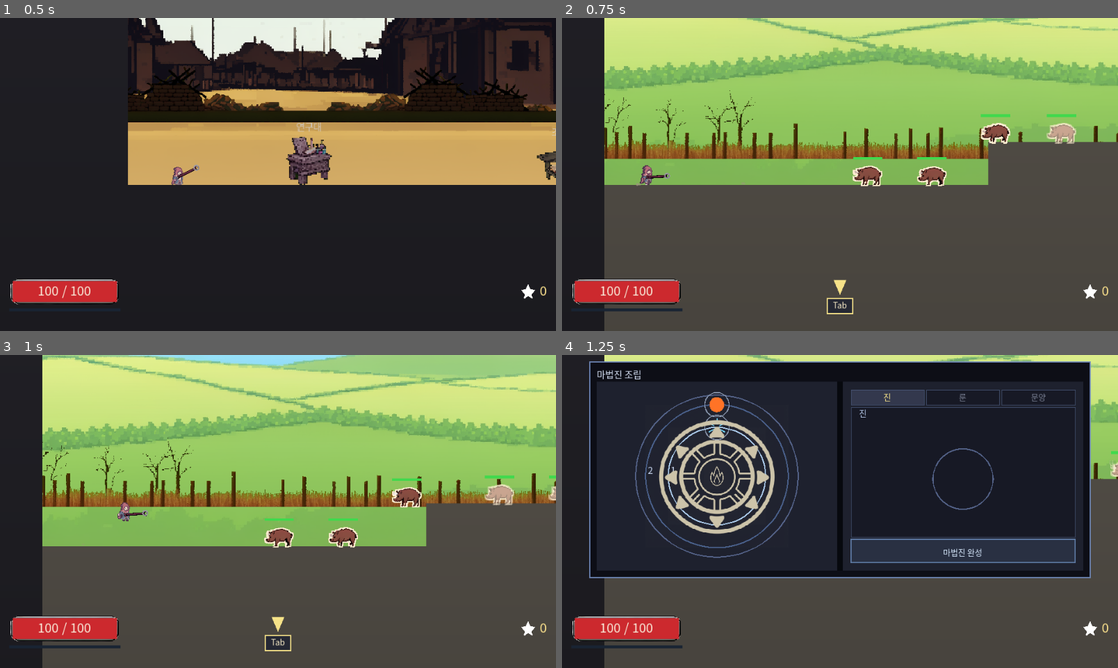
Above: before the commit, frames 1-4 (two rows, left to right).
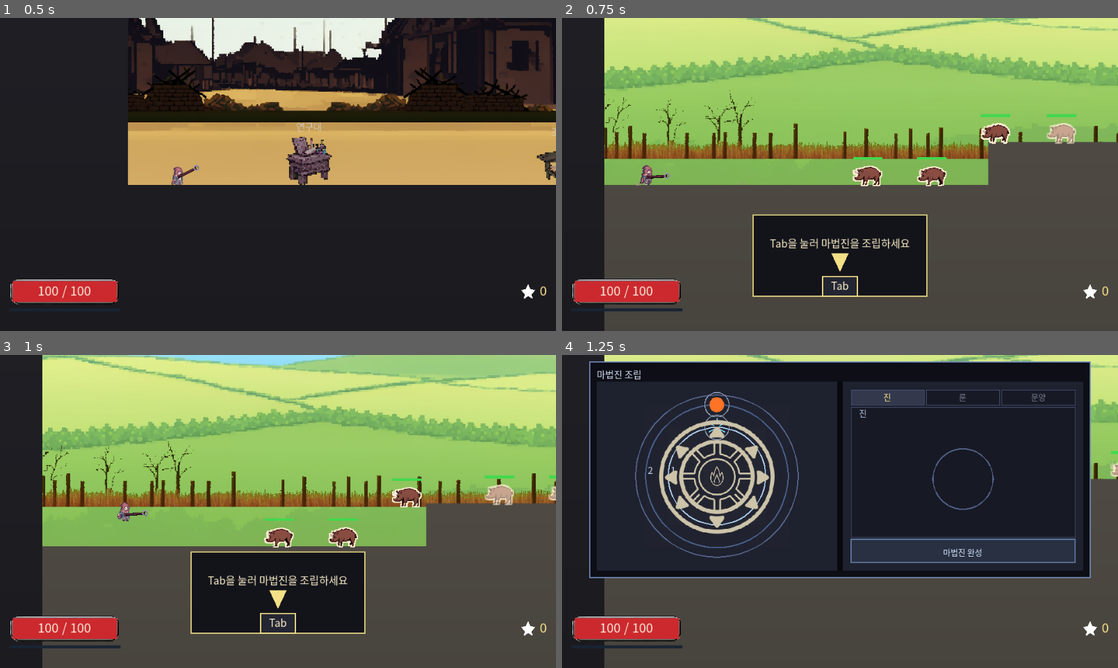
Above: after the commit, the same moments.

Repository: djgnfj-svg/tockbon
Game: Godot game, scene res://tools/submission/shot.tscn
Same seed, same stepped clock (60 frames per second), same inputs: the game is played once before the commit and once after it. This scene is started directly instead of the project's main scene.
Inputs (mouse positions are in pixels of both pictures, inside the frame that each line leads up to):
- Up to frame 1 (0.5 s): no input
- Up to frame 2 (0.75 s): tap Enter at 0.5 s; move the mouse to (962, 158) at 0.52 s; hold D (move_right) from 0.53 s (still down); tap B at 0.6 s; click (962, 158) at 0.67 s
- Up to frame 3 (1 s): keep holding D (move_right); tap Space (jump) at 0.77 s; tap T at 0.8 s
- Up to frame 4 (1.25 s): keep holding D (move_right)

Frame 1 is identical in both runs. In frame 2, 8.4% of the frame differs, in the area x 34-66%, y 62-95%; in frame 3, 8.4%; in frame 4, nothing differs.

Commit message:
온보딩이 세계 위에 그대로 그려져 안 보였다
화살표와 키캡뿐이었고 배경판이 없어서 밝은 하늘과 흙에 묻혔다.
문장도 없어 Tab이 무엇을 하는지 말하지 않았다. 판을 깔고 문장을 넣고
상자를 100x80에서 300x140으로 키웠다.

Co-Authored-By: Claude Opus 5 (1M context) <noreply@anthropic.com>
Claude-Session: https://claude.ai/code/session_01LQDxnzRyDANVE4NKtZbbm2

Diff:
--- a/src/view/fx_tuning.gd
+++ b/src/view/fx_tuning.gd
@@ -2213,24 +2213,50 @@
 ## all: the HUD key line already says "Tab 조립창", but it sits behind F3 (`stage._update_hud`'s own gate),
 ## so it is not a target a fresh player can ever see. `onboard_view` draws its own key cap instead.
 ##
-## **Every value below is a starting value — nobody has judged any of them.** Seat: bottom-centre, above the
-## HUD band (the plan's own stated default). Small and off to the side on purpose — **not full-screen**
-## (CLAUDE.md risk: a full-screen `Control` while the run is live kills "you can shoot with the window open").
-const ONBOARD_RECT := Rect2(430.0, 430.0, 100.0, 80.0)
-
-## The "Tab" key cap — a small rounded-looking chip with the key name inside.
-const ONBOARD_KEY_W_PX := 44.0
-const ONBOARD_KEY_H_PX := 26.0
+## **Grown after the user's first look — 「온보딩이 잘 안 보이고」.** The first cut was a 100x80 box holding
+## only a 44x26 key chip and a 22x26 arrow, with no backing plate: against the sky layer's bright band the
+## warm-yellow arrow read close to the same brightness as the background behind it (`sky_background.gd`'s
+## `_top_fill` is sampled from the art, not fixed, so this box cannot assume a dark background the way a
+## window sitting on `Fx.WINDOW_BG` can). Two changes, not one: **a backing panel behind everything** (the
+## same idiom `ONBOARD_KEY_BG` already used for the key chip alone, now covering the whole widget so the
+## world behind it never sets the contrast), and **a line of words**, because an arrow pointing at an
+## invented key cap with no sentence never said what pressing it does. Seat: bottom-centre, above the HUD
+## band, unchanged from the plan's own stated default. Still **not full-screen** (CLAUDE.md risk: a
+## full-screen `Control` while the run is live kills "you can shoot with the window open") — `x` 330..630
+## of a 960-wide screen clears `HP_RECT` (16..208) and `MONEY_RECT` (768..944) on both sides, measured.
+const ONBOARD_RECT := Rect2(330.0, 340.0, 300.0, 140.0)
+
+## **The backing panel — drawn first, under everything else in this file's block.** Same tone as the
+## assembly window's own `WINDOW_BG`, but not fully opaque: this is a callout over the live world, not a
+## second window, and paying an alpha stops it from reading as one.
+const ONBOARD_PANEL_BG := Color(0.05, 0.055, 0.085, 0.90)
+const ONBOARD_PANEL_EDGE := Color(1.0, 0.92, 0.55, 0.85)
+const ONBOARD_PANEL_EDGE_PX := 2.0
+
+## **The instruction line — the sentence the box was missing.** Sits above the arrow, centred, same warm
+## key-cap color so the whole widget reads as one device. Names the actual action ("Tab을 눌러"), not just
+## the key, and the actual target ("마법진을 조립") rather than a bare "여세요" that says nothing about why.
+const ONBOARD_TEXT := "Tab을 눌러 마법진을 조립하세요"
+const ONBOARD_TEXT_SIZE := 18
+const ONBOARD_TEXT_COLOR := Color(1.0, 0.95, 0.8, 1.0)
+const ONBOARD_TEXT_GAP_PX := 10.0
+
+## The "Tab" key cap — a small rounded-looking chip with the key name inside. **Grown with the box** —
+## 44x26 read as an afterthought at arm's length; this is the size a HUD label elsewhere in this file
+## already uses for something meant to be read at a glance (`HUD_FONT_SIZE` 16, close to this chip's own
+## text below).
+const ONBOARD_KEY_W_PX := 60.0
+const ONBOARD_KEY_H_PX := 34.0
 const ONBOARD_KEY_BG := Color(0.14, 0.15, 0.20, 0.95)
 const ONBOARD_KEY_EDGE := Color(1.0, 0.92, 0.55, 0.95)
 const ONBOARD_KEY_EDGE_PX := 2.0
 const ONBOARD_KEY_TEXT := "Tab"
-const ONBOARD_KEY_TEXT_SIZE := 14
+const ONBOARD_KEY_TEXT_SIZE := 18
 const ONBOARD_KEY_TEXT_COLOR := Color(1.0, 0.95, 0.8, 1.0)
 
 ## The arrow — directly above the key cap, pointing down at it. A filled triangle, the simplest shape that
-## reads as "there, specifically" without needing new art for a first slice.
-const ONBOARD_ARROW_W_PX := 22.0
-const ONBOARD_ARROW_H_PX := 26.0
-const ONBOARD_ARROW_GAP_PX := 6.0
+## reads as "there, specifically" without needing new art for a first slice. **Grown with the box.**
+const ONBOARD_ARROW_W_PX := 30.0
+const ONBOARD_ARROW_H_PX := 32.0
+const ONBOARD_ARROW_GAP_PX := 8.0
 const ONBOARD_ARROW_COLOR := Color(1.0, 0.92, 0.55, 0.95)
--- a/src/view/onboard_layout.gd
+++ b/src/view/onboard_layout.gd
@@ -8,6 +8,13 @@
 ## (`onboarding-and-palette-tabs.md`, "Onboarding's shape" TBD: what the arrow looks like, where it anchors).
 
 const Fx := preload("res://src/view/fx_tuning.gd")
+
+
+## The backing panel — the whole box. **Drawn first**, so the arrow, key and text below all read against
+## one fixed dark plate instead of whatever the world happens to show through at this screen position
+## (sky one moment, dirt the next — `sky_background.gd`'s `_top_fill` is sampled from the art, not fixed).
+static func panel_rect(box_size: Vector2) -> Rect2:
+	return Rect2(Vector2.ZERO, box_size)
 
 
 ## The "Tab" key cap — bottom of the box, centered.
@@ -23,3 +30,10 @@
 	var w := Fx.ONBOARD_ARROW_W_PX
 	var h := Fx.ONBOARD_ARROW_H_PX
 	return Rect2(key.get_center().x - w * 0.5, key.position.y - Fx.ONBOARD_ARROW_GAP_PX - h, w, h)
+
+
+## The instruction line's baseline y — directly above the arrow. **Not a rect**: the caller measures its
+## own string width to center it horizontally, the same idiom `onboard_view._draw_onboard_key` already uses
+## for the key label (a fixed-width rect cannot center a Korean sentence whose width the font alone knows).
+static func text_baseline_y(box_size: Vector2) -> float:
+	return arrow_rect(box_size).position.y - Fx.ONBOARD_TEXT_GAP_PX
--- a/src/view/onboard_view.gd
+++ b/src/view/onboard_view.gd
@@ -2,6 +2,12 @@
 ## Onboarding's one visual — an arrow pointing at the **key** Tab, plus a drawn key cap since Tab is not a
 ## thing that exists anywhere on screen otherwise (`onboarding-and-palette-tabs.md` Stage 7's own named
 ## problem: the HUD key line already says "Tab 조립창" but sits behind F3).
+##
+## **A backing panel and a sentence were added after the user's first look — 「온보딩이 잘 안 보이고」.** The
+## arrow and key cap alone painted straight onto the world with nothing behind them, so a bright patch of
+## sky or dirt at this screen position could match the warm-yellow arrow's own brightness; and an arrow at
+## an invented key with no words never said what pressing it does. Both fixes are in `fx_tuning.gd`'s
+## `ONBOARD_*` block, not here — this file only draws what that block and `onboard_layout.gd` hand it.
 ##
 ## **Purely presentational — it holds no onboarding state of its own.** `stage.gd` derives `visible` every
 ## frame from `_onboard_step`, the same "derive, do not push" idiom `_town_view.visible = _in_town` and
@@ -28,8 +34,29 @@
 
 func _draw() -> void:
 	var font := get_theme_default_font()
+	_draw_onboard_panel(Layout.panel_rect(size))
+	_draw_onboard_text(Layout.text_baseline_y(size), font)
 	_draw_onboard_key(Layout.key_rect(size), font)
 	_draw_onboard_arrow(Layout.arrow_rect(size))
+
+
+## The backing panel, drawn under everything else — see `onboard_layout.panel_rect`'s own comment for why
+## this box cannot assume a dark background the way a real window can.
+func _draw_onboard_panel(rect: Rect2) -> void:
+	draw_rect(rect, Fx.ONBOARD_PANEL_BG, true)
+	draw_rect(rect, Fx.ONBOARD_PANEL_EDGE, false, Fx.ONBOARD_PANEL_EDGE_PX)
+
+
+## The instruction sentence, centered on `y` (its own baseline). **Named so a net can capture the string
+## it was actually handed** — the same `notice_rect` lesson `_draw_onboard_key` already cites: a pure
+## layout function asserted alone does not prove `_draw()` handed it real content.
+func _draw_onboard_text(y: float, font: Font) -> void:
+	if font == null:
+		return
+	var w := font.get_string_size(Fx.ONBOARD_TEXT, HORIZONTAL_ALIGNMENT_LEFT, -1,
+		Fx.ONBOARD_TEXT_SIZE).x
+	draw_string(font, Vector2(size.x * 0.5 - w * 0.5, y), Fx.ONBOARD_TEXT,
+		HORIZONTAL_ALIGNMENT_LEFT, -1, Fx.ONBOARD_TEXT_SIZE, Fx.ONBOARD_TEXT_COLOR)
 
 
 ## The key cap. **Named so a net can capture the rect it was actually handed** — the `settlement_layout.
--- a/tests/nets/net_onboard.gd
+++ b/tests/nets/net_onboard.gd
@@ -30,6 +30,8 @@
 class _RecordingOnboardView extends OnboardView:
 	var key_calls: Array[Rect2] = []
 	var arrow_calls: Array[Rect2] = []
+	var panel_calls: Array[Rect2] = []
+	var text_calls: Array[float] = []
 
 	func _draw_onboard_key(rect: Rect2, font: Font) -> void:
 		key_calls.append(rect)
@@ -38,6 +40,14 @@
 	func _draw_onboard_arrow(rect: Rect2) -> void:
 		arrow_calls.append(rect)
 		super._draw_onboard_arrow(rect)
+
+	func _draw_onboard_panel(rect: Rect2) -> void:
+		panel_calls.append(rect)
+		super._draw_onboard_panel(rect)
+
+	func _draw_onboard_text(y: float, font: Font) -> void:
+		text_calls.append(y)
+		super._draw_onboard_text(y, font)
 
 
 func run(t) -> void:
@@ -126,6 +136,20 @@
 		t.ok(view.arrow_calls[0].is_equal_approx(OnboardLayout.arrow_rect(view.size)),
 			"화살표 자리가 onboard_layout.arrow_rect()의 답과 같다")
 
+	# **Added with the panel and the sentence** — the same `notice_rect` shape as the two checks above,
+	#  for the two seats added after 「온보딩이 잘 안 보이고」. Without these, a `_draw()` that hands the
+	#  panel a bare `Rect2()` or the text a wrong `y` would still leave the key/arrow checks green.
+	t.ok(view.panel_calls.size() > 0, "배경판이 실제로 그려졌다 (%d회)" % view.panel_calls.size())
+	t.ok(view.text_calls.size() > 0, "안내 문장이 실제로 그려졌다 (%d회)" % view.text_calls.size())
+	if view.panel_calls.size() > 0:
+		t.ok(view.panel_calls[0].is_equal_approx(OnboardLayout.panel_rect(view.size)),
+			"배경판 자리가 onboard_layout.panel_rect()의 답과 같다")
+	if view.text_calls.size() > 0:
+		t.ok(is_equal_approx(view.text_calls[0], OnboardLayout.text_baseline_y(view.size)),
+			"안내 문장의 y가 onboard_layout.text_baseline_y()의 답과 같다")
+	t.ok(not Fx.ONBOARD_TEXT.is_empty() and Fx.ONBOARD_TEXT.contains("마법진"),
+		"안내 문장이 실제로 무엇을 하라는 말이다 (빈 문자열이나 키 이름만이 아니다)")
+
 	t.root.remove_child(view)
 	view.queue_free()
 
Not shown, added: docs/submission/img/ai-arch.png.import
Not shown, added: docs/submission/img/circle-diagram-base.png.import
Not shown, added: docs/submission/img/circle-diagram.png.import
Not shown, added: docs/submission/img/circle-window.png.import
Not shown, added: docs/submission/img/order-blast-spread.png.import
Not shown, added: docs/submission/img/order-spread-blast.png.import
Not shown, added: image copy 2.png.import
Not shown, added: src/view/onboard_layout.gd.uid
Not shown, added: src/view/onboard_view.gd.uid
Not shown, added: tests/nets/net_boss_entrance.gd.uid
Not shown, added: tests/nets/net_onboard.gd.uid
Not shown, added: tools/submission/shot.gd.uid
